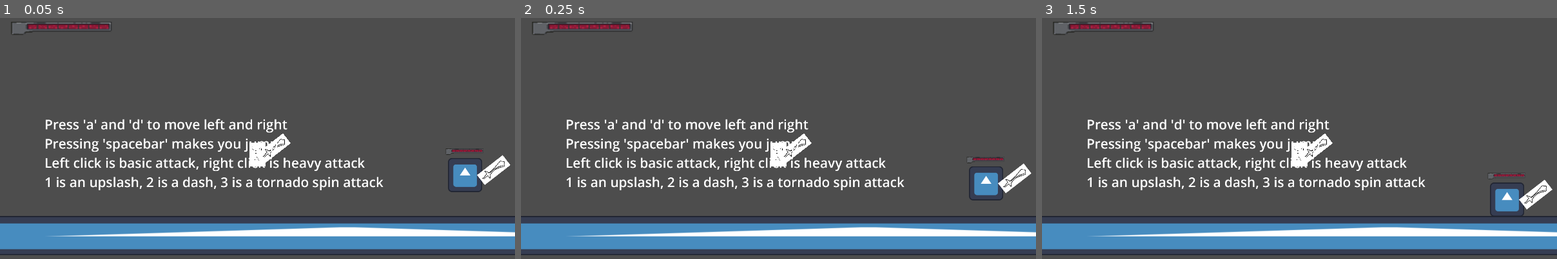
Above: before the commit, frames 1-3 (left to right).
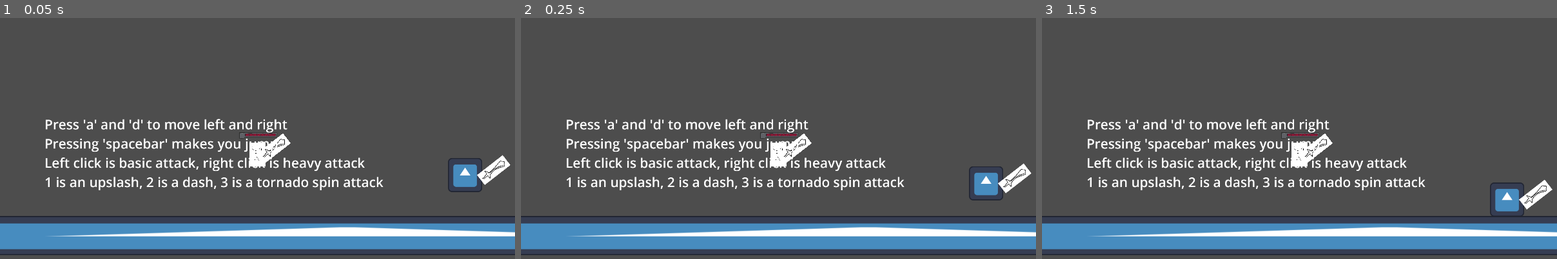
Above: after the commit, the same moments.

Repository: funny-man-jpg/Final-Project
Game: Godot game, scene res://main.tscn
Same seed, same stepped clock (60 frames per second), same inputs: the game is played once before the commit and once after it. The engine's default icon, where the game draws it, is replaced by a stand-in: a white triangle on a blue panel in a dark square.
Inputs (mouse positions are in pixels of both pictures, inside the frame that each line leads up to):
- Up to frame 1 (0.05 s): no input
- Up to frame 2 (0.25 s): no input
- Up to frame 3 (1.5 s): tap A (move_left) at 0.5, 1.25 s; move the mouse to (1412, 140) at 0.52 s; hold D (move_right) from 0.53 s (still down); tap 2 (dash) at 0.6 s; tap Space (jump) at 0.77 s; move the mouse to (1196, 169) at 1.27 s; tap 3 (TornadoSlash) at 1.35 s

The runs differ from the first frame. In frame 1, 0.8% of the frame differs, in the area x 2-94%, y 1-57%; in frame 2, 0.8%; in frame 3, 0.8%, in the area x 2-94%, y 1-67%.
Error in both runs: Invalid operands 'float' and 'Vector2' in operator '+'. (res://player.gd:38)

Commit message:
Updated the setting of health bars

Diff:
--- a/basic_enemy.gd
+++ b/basic_enemy.gd
@@ -43,6 +43,8 @@
 		queue_free()
 
 func _physics_process(delta):
+	update_health()
+
 	# Add the gravity.
 	if not is_on_floor():
 		velocity.y += gravity * delta
@@ -106,3 +108,13 @@
 	# put the enemy on attack cooldown
 	$AttackCooldown.start()
 	cooldown = true
+
+func update_health():
+	var healthbar = $HealthBar
+
+	healthbar.value = health
+
+	if health >= max_health:
+		healthbar.visible = false
+	else:
+		healthbar.visible = true
--- a/basic_enemy.tscn
+++ b/basic_enemy.tscn
@@ -1,9 +1,11 @@
-[gd_scene load_steps=8 format=3 uid="uid://c0dgoidywb7my"]
+[gd_scene load_steps=10 format=3 uid="uid://c0dgoidywb7my"]
 
 [ext_resource type="Script" path="res://HurtBox.gd" id="1_c35gx"]
 [ext_resource type="Script" path="res://basic_enemy.gd" id="1_kmxyo"]
 [ext_resource type="Texture2D" uid="uid://cctjkxg7tss4l" path="res://icon.svg" id="2_hqne0"]
 [ext_resource type="PackedScene" uid="uid://bskw17xq508gr" path="res://sword.tscn" id="3_p7d2h"]
+[ext_resource type="Texture2D" uid="uid://hjwmplmgjqbs" path="res://assets/under.png" id="5_1xeiv"]
+[ext_resource type="Texture2D" uid="uid://bsh4u1x3gt1rw" path="res://assets/progress.png" id="6_fpc60"]
 
 [sub_resource type="SpriteFrames" id="SpriteFrames_o55te"]
 animations = [{
@@ -49,5 +51,14 @@
 
 [node name="HitStun" type="Timer" parent="."]
 
+[node name="HealthBar" type="TextureProgressBar" parent="."]
+offset_left = -103.0
+offset_top = -168.0
+offset_right = 82.0
+offset_bottom = -20.0
+nine_patch_stretch = true
+texture_under = ExtResource("5_1xeiv")
+texture_progress = ExtResource("6_fpc60")
+
 [connection signal="timeout" from="AttackCooldown" to="." method="_on_attack_cooldown_timeout"]
 [connection signal="timeout" from="HitStun" to="." method="_on_hit_stun_timeout"]
--- a/main.gd
+++ b/main.gd
@@ -1,41 +1,26 @@
 extends Node
 
 @onready var Player = $Player
-@onready var player_health_bar = $Player/HealthBar
-@onready var BasicEnemy = $BasicEnemy
-@onready var basicenemy_health_bar = $BasicEnemy/HealthBar
-@onready var BasicEnemy2 = $BasicEnemy2
-@onready var basicenemy2_health_bar = $BasicEnemy2/HealthBar
-
+@onready var player_health_bar = $Player/Healthbar
 
 # Called when the node enters the scene tree for the first time.
 func _ready():
+	pass
 	player_health_bar.max_value = Player.max_health
 	player_health_bar.value = player_health_bar.max_value
-	basicenemy_health_bar.max_value = BasicEnemy.max_health
-	basicenemy_health_bar.value = basicenemy_health_bar.max_value
-	basicenemy2_health_bar.max_value = BasicEnemy2.max_health
-	basicenemy2_health_bar.value = basicenemy2_health_bar.max_value
+	#basicenemy_health_bar.max_value = BasicEnemy.max_health
+	#basicenemy_health_bar.value = basicenemy_health_bar.max_value
+
 
 
 # Called every frame. 'delta' is the elapsed time since the previous frame.
 func _process(delta):
 	pass
 
-func _on_basic_enemy_2_enemy_2_health_change(new_health):
-	basicenemy2_health_bar.value = new_health
-
-func _on_basic_enemy_enemy_health_change(new_health):
-	basicenemy_health_bar.value = new_health
-
+#A signal to connect to the player's healthbar
 func _on_player_health_change(new_health):
 	player_health_bar.value = new_health
 
 func _on_basic_enemy_new_enemy(enemy):
 	# give the new enemy a reference to the player
 	enemy.getPlayer($Player)
-
-
-func _on_basic_enemy_2_new_enemy(enemy):
-	# give the new enemy a reference to the player
-	enemy.getPlayer($Player)
--- a/main.tscn
+++ b/main.tscn
@@ -1,12 +1,11 @@
-[gd_scene load_steps=9 format=3 uid="uid://5l1cpc7ivast"]
+[gd_scene load_steps=8 format=3 uid="uid://5l1cpc7ivast"]
 
 [ext_resource type="Script" path="res://main.gd" id="1_4a271"]
 [ext_resource type="PackedScene" uid="uid://bmmoiannutw30" path="res://player.tscn" id="2_xoa5f"]
-[ext_resource type="Texture2D" uid="uid://hjwmplmgjqbs" path="res://assets/under.png" id="3_d24a4"]
+[ext_resource type="Texture2D" uid="uid://hjwmplmgjqbs" path="res://assets/under.png" id="3_3u314"]
 [ext_resource type="PackedScene" uid="uid://boo18xr6jo7cj" path="res://walls.tscn" id="3_jj8pa"]
-[ext_resource type="Texture2D" uid="uid://cdsshtx40y3mv" path="res://assets/over.png" id="4_kfmo0"]
-[ext_resource type="Texture2D" uid="uid://bsh4u1x3gt1rw" path="res://assets/progress.png" id="5_4qo2l"]
-[ext_resource type="Script" path="res://basic_enemy2.gd" id="5_6iqso"]
+[ext_resource type="Texture2D" uid="uid://cdsshtx40y3mv" path="res://assets/over.png" id="4_wlcha"]
+[ext_resource type="Texture2D" uid="uid://bsh4u1x3gt1rw" path="res://assets/progress.png" id="5_llmcm"]
 [ext_resource type="PackedScene" uid="uid://c0dgoidywb7my" path="res://basic_enemy.tscn" id="6_klgvo"]
 
 [node name="main" type="Node"]
@@ -17,15 +16,14 @@
 
 [node name="Camera2D" type="Camera2D" parent="Player"]
 
-[node name="HealthBar" type="TextureProgressBar" parent="Player"]
-offset_left = -948.0
-offset_top = -624.0
-offset_right = -514.0
-offset_bottom = -344.0
-nine_patch_stretch = true
-texture_under = ExtResource("3_d24a4")
-texture_over = ExtResource("4_kfmo0")
-texture_progress = ExtResource("5_4qo2l")
+[node name="Healthbar" type="TextureProgressBar" parent="Player"]
+offset_left = -79.0
+offset_top = -142.0
+offset_right = 83.0
+offset_bottom = -10.0
+texture_under = ExtResource("3_3u314")
+texture_over = ExtResource("4_wlcha")
+texture_progress = ExtResource("5_llmcm")
 
 [node name="Walls" parent="." instance=ExtResource("3_jj8pa")]
 position = Vector2(1554, 1005)
@@ -33,15 +31,6 @@
 
 [node name="BasicEnemy" parent="." instance=ExtResource("6_klgvo")]
 position = Vector2(-230, 805)
-
-[node name="HealthBar" type="TextureProgressBar" parent="BasicEnemy"]
-offset_left = -81.0
-offset_top = -161.0
-offset_right = 81.0
-offset_bottom = -29.0
-texture_under = ExtResource("3_d24a4")
-texture_over = ExtResource("4_kfmo0")
-texture_progress = ExtResource("5_4qo2l")
 
 [node name="Instructions" type="Label" parent="."]
 offset_left = 400.0
@@ -56,19 +45,7 @@
 
 [node name="BasicEnemy2" parent="." instance=ExtResource("6_klgvo")]
 position = Vector2(1968, 776)
-script = ExtResource("5_6iqso")
-
-[node name="HealthBar" type="TextureProgressBar" parent="BasicEnemy2"]
-offset_left = -83.0
-offset_top = -159.0
-offset_right = 79.0
-offset_bottom = -27.0
-texture_under = ExtResource("3_d24a4")
-texture_over = ExtResource("4_kfmo0")
-texture_progress = ExtResource("5_4qo2l")
 
 [connection signal="health_change" from="Player" to="." method="_on_player_health_change"]
 [connection signal="enemy_health_change" from="BasicEnemy" to="." method="_on_basic_enemy_enemy_health_change"]
 [connection signal="new_enemy" from="BasicEnemy" to="." method="_on_basic_enemy_new_enemy"]
-[connection signal="enemy2_health_change" from="BasicEnemy2" to="." method="_on_basic_enemy_2_enemy_2_health_change"]
-[connection signal="new_enemy" from="BasicEnemy2" to="." method="_on_basic_enemy_2_new_enemy"]
--- a/player.tscn
+++ b/player.tscn
@@ -51,8 +51,4 @@
 wait_time = 0.75
 one_shot = true
 
-[node name="DashTimer" type="Timer" parent="."]
-one_shot = true
-
 [connection signal="timeout" from="AttackCooldown" to="." method="_on_attack_cooldown_timeout"]
-[connection signal="timeout" from="DashTimer" to="." method="_on_dash_timer_timeout"]
